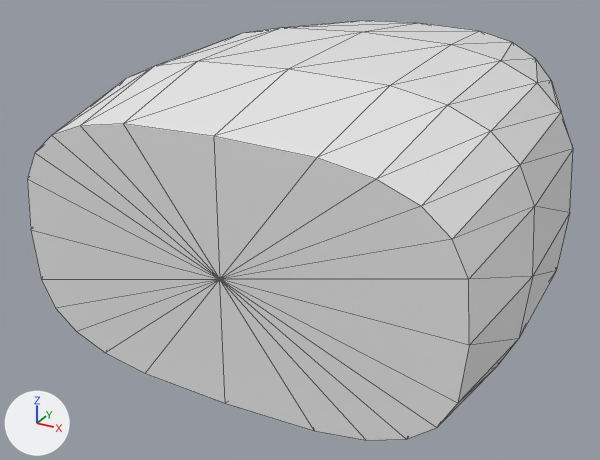
The OBJ model assets/models/studio/sources/talon9/meshes/palm_shell.obj, before and after one commit.
One viewpoint serves both versions: a 50 mm camera at (0.0599, -0.124, 0.0424) aimed at (0.006, -0.0259, -0.0067). The lights are fixed; the arrows at lower left show +X, +Y and +Z. The older version comes first. Mesh edges are drawn as thin lines. Where no turn or scale is listed for an object, it has been applied to the vertices.

The older version as bpy lines, for what is in view:
```python
me_palm_shell = bpy.data.meshes.new('palm_shell')
me_palm_shell.from_pydata(...)  # 122 vertices, 240 faces; spans x -0.0205..0.0425, y -0.054..0.014, z -0.021..0.021
ob_palm_shell = bpy.data.objects.new('palm_shell', me_palm_shell)
ob_palm_shell.location = (0.0, 0.0, 0.0)
```
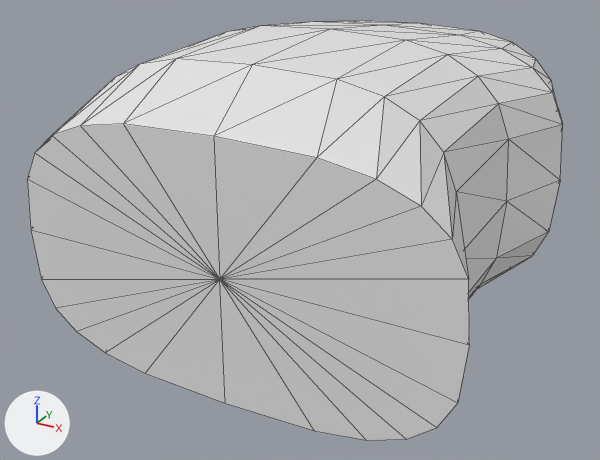
Edits to the scene script, one JSON object a line:
```json
{"block": "me_palm_shell", "where": "# used by ob_palm_shell; location = (0.0, 0.0, 0.0)"}
{"op": "remove", "block": "me_palm_shell", "code": "me_palm_shell.from_pydata(...)  # 122 vertices, 240 faces; spans x -0.0205..0.0425, y -0.054..0.014, z -0.021..0.021"}
{"op": "add", "block": "me_palm_shell", "code": "me_palm_shell.from_pydata(...)  # 146 vertices, 288 faces; spans x -0.0215..0.0405, y -0.054..0.014, z -0.021..0.021"}
{"block": "me_palm_shell", "change": "me_palm_shell part 1"}
{"block": "me_palm_shell", "change": "48 faces are deleted"}
{"block": "me_palm_shell", "change": "48 vertices move from x -0.0205..0.0425, y -0.038..-0.017, z -0.021..0.021 to x -0.0215..0.038, y -0.038..-0.005, z -0.02..0.02"}
{"block": "me_palm_shell", "change": "24 vertices are added at x -0.0215..0.0335, y -0.017, z -0.021..0.021"}
{"block": "me_palm_shell", "change": "96 new faces join them"}
```

Pixel boxes [x1, y1, x2, y2] of what changed, in the pictures (600 x 460 px; the box of a moved part takes in the faces that stretch with it):
```json
{"object": "palm_shell", "change": "reshaped", "before": [27, 21, 573, 440], "after": [27, 20, 563, 440]}
{"part": 1, "of": "me_palm_shell", "change": "moved or reshaped", "before": [53, 21, 573, 424], "after": [53, 20, 563, 298]}
```
